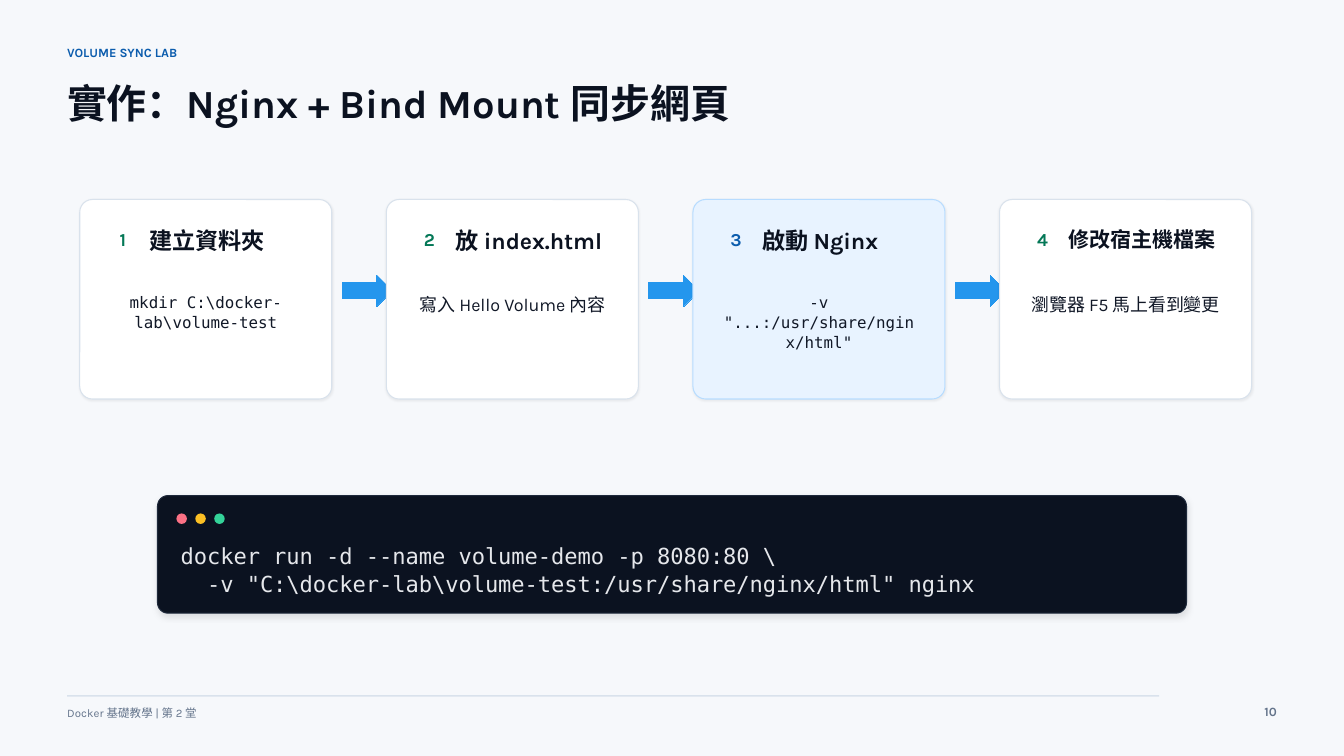
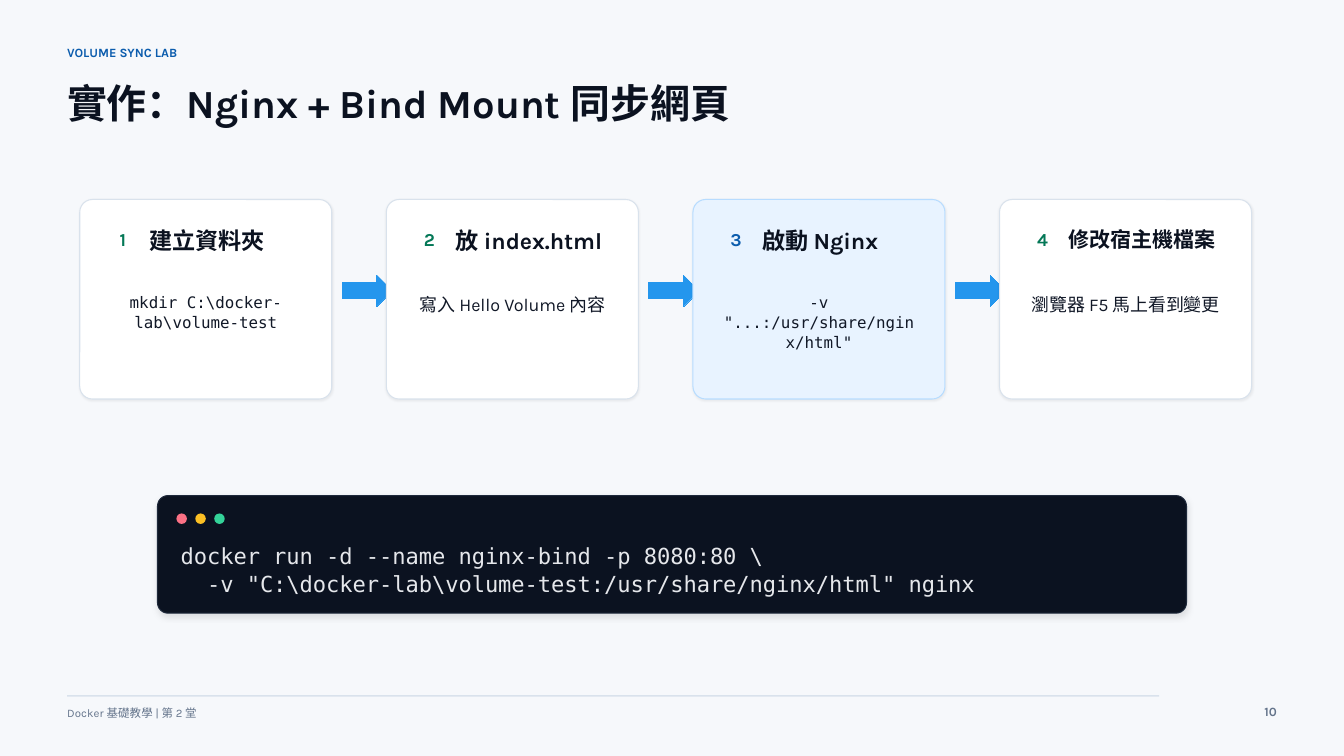
Before and after one commit to lalalalaluk/docker-practice, a slide deck: slide 10 of slides/docker-session2-flask-volume.pptx. Drawn at 1344x756 pixels with LibreOffice and Linux fonts; fonts in the diff are those of the drawing. Boxes give left, top, right and bottom in pixels: in the first picture for what was removed or moved away, otherwise in the second. Text is boxed around its words. In the diff, an @@ line names an element or a change of style, - is before the commit and + after.

Commit message:
Fix session 2 volume image continuity

```diff
--- a/slides/docker-session2-flask-volume.pptx
+++ b/slides/docker-session2-flask-volume.pptx
@@ text at [181, 547, 737, 569]: text changed @@
-docker run -d --name volume-demo -p 8080:80 \
+docker run -d --name nginx-bind -p 8080:80 \
```
Also in this commit, not shown: 5 other slides changed.
